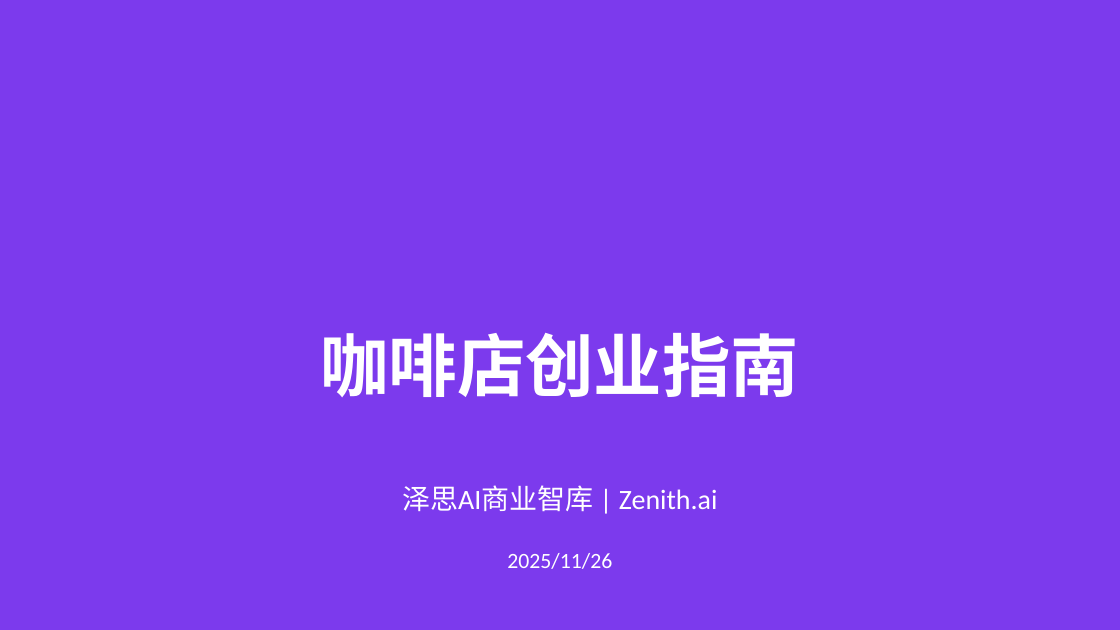
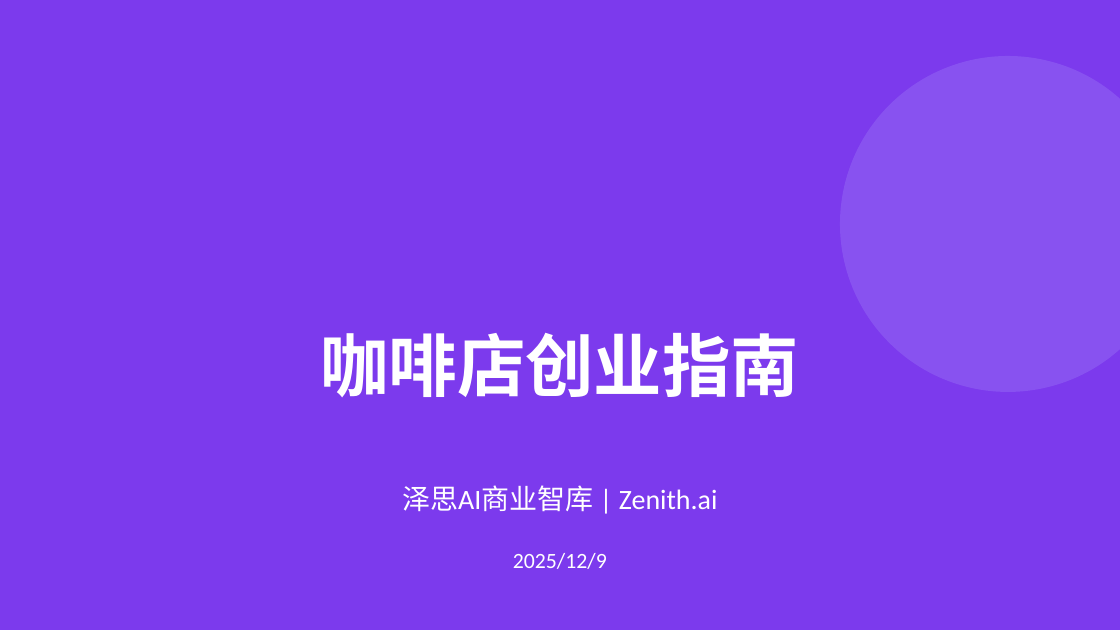
Before and after one commit to Yunhuani/zesai-business-hub, a slide deck: slide 1 of test-output.pptx. Drawn at 1120x630 pixels with LibreOffice and Linux fonts; fonts in the diff are those of the drawing. Boxes give left, top, right and bottom in pixels: in the first picture for what was removed or moved away, otherwise in the second. Text is boxed around its words. In the diff, an @@ line names an element or a change of style, - is before the commit and + after.

```diff
--- a/test-output.pptx
+++ b/test-output.pptx
@@ ellipse added at <box>840,56,1120,392</box>, fill #A78BFA at 30% opacity @@
@@ text at <box>513,553,607,569</box>: text changed @@
-2025/11/26
+2025/12/9
```
Also in this commit, not shown: 7 other slides changed, 6 other files.
